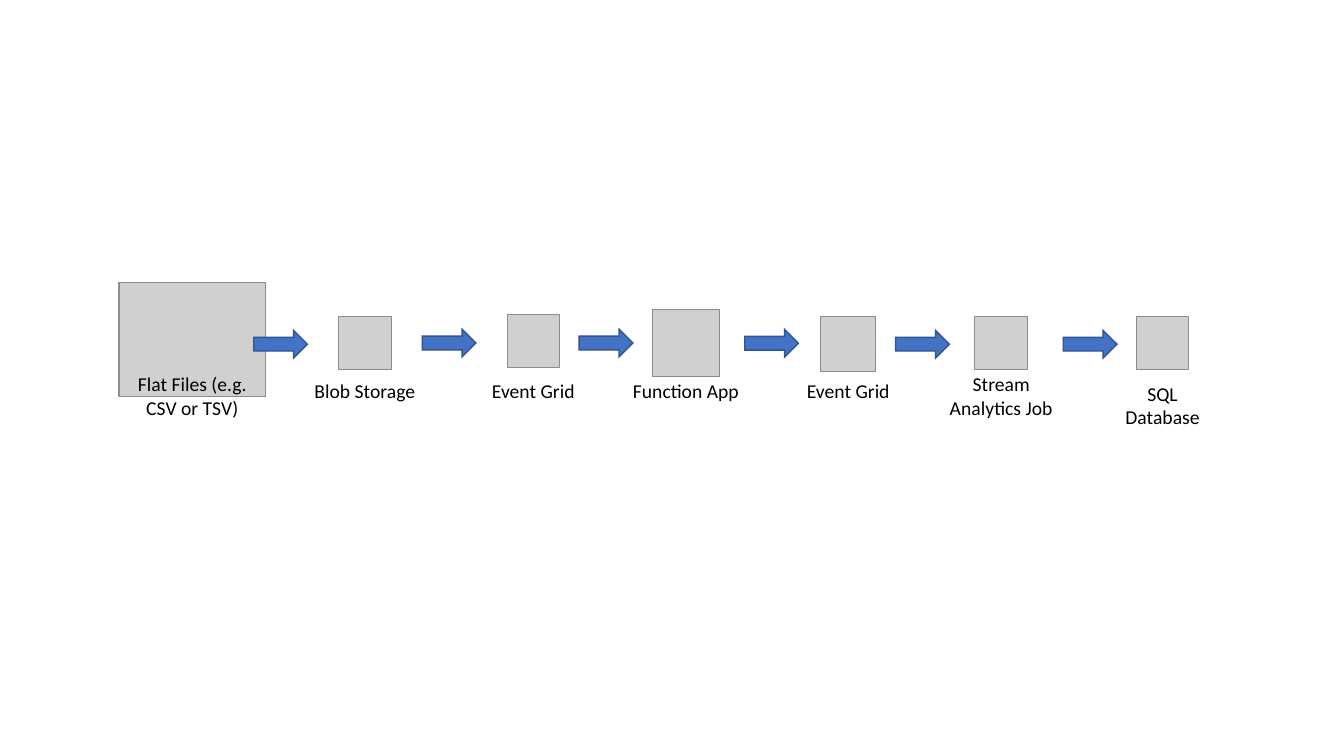
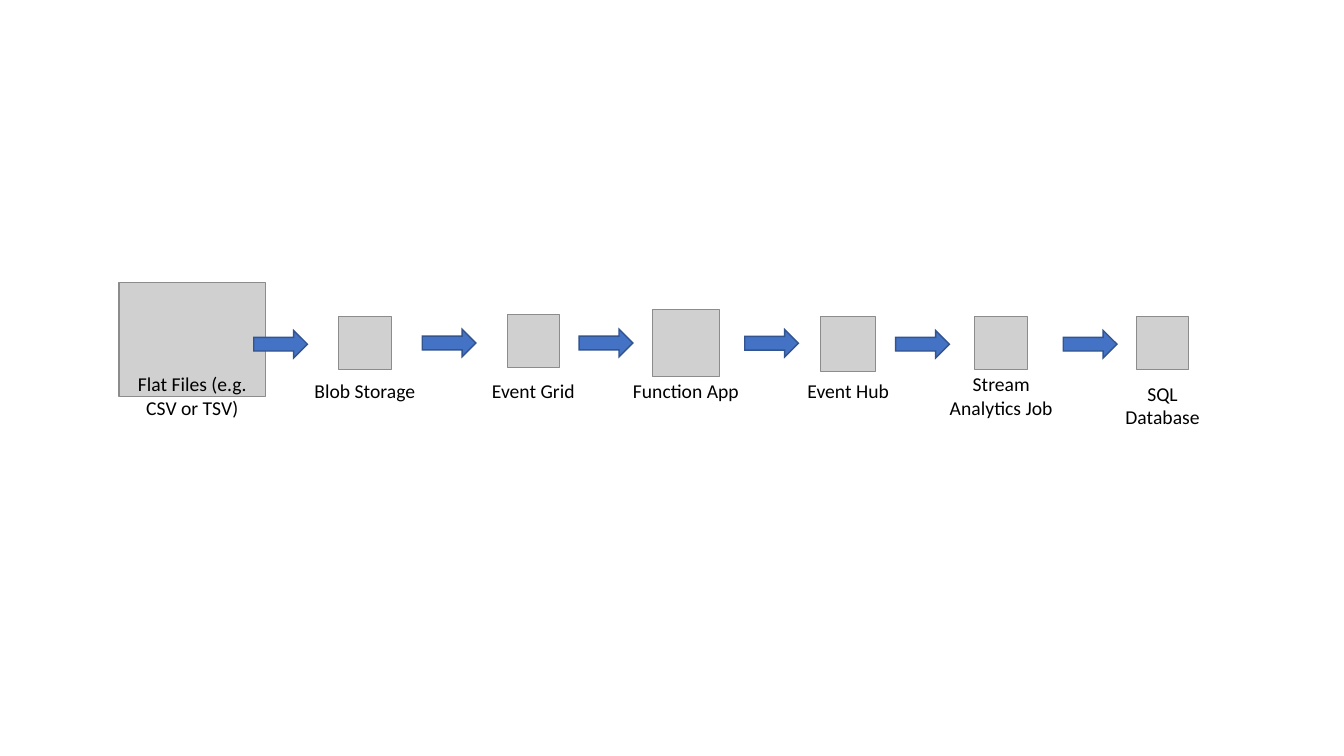
Before and after one commit to davedoesdemos/globaldatareplication, a slide deck: slide 1 of files/diagram.pptx. Drawn at 1344x756 pixels with LibreOffice and Linux fonts; fonts in the diff are those of the drawing; grey boxes stand for pictures. Boxes give left, top, right and bottom in pixels: in the first picture for what was removed or moved away, otherwise in the second. Text is boxed around its words. In the diff, an @@ line names an element or a change of style, - is before the commit and + after.

```diff
--- a/files/diagram.pptx
+++ b/files/diagram.pptx
@@ text at (807,384,889,398): text changed @@
-Event Grid
+Event Hub
```
Also in this commit, not shown: 1 other slide changed, 2 other files.
